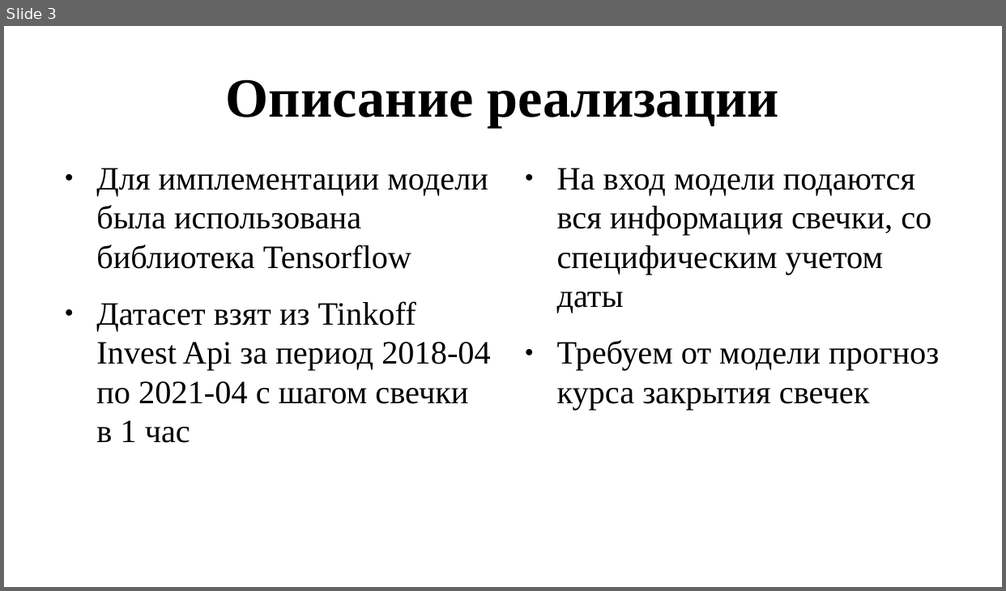
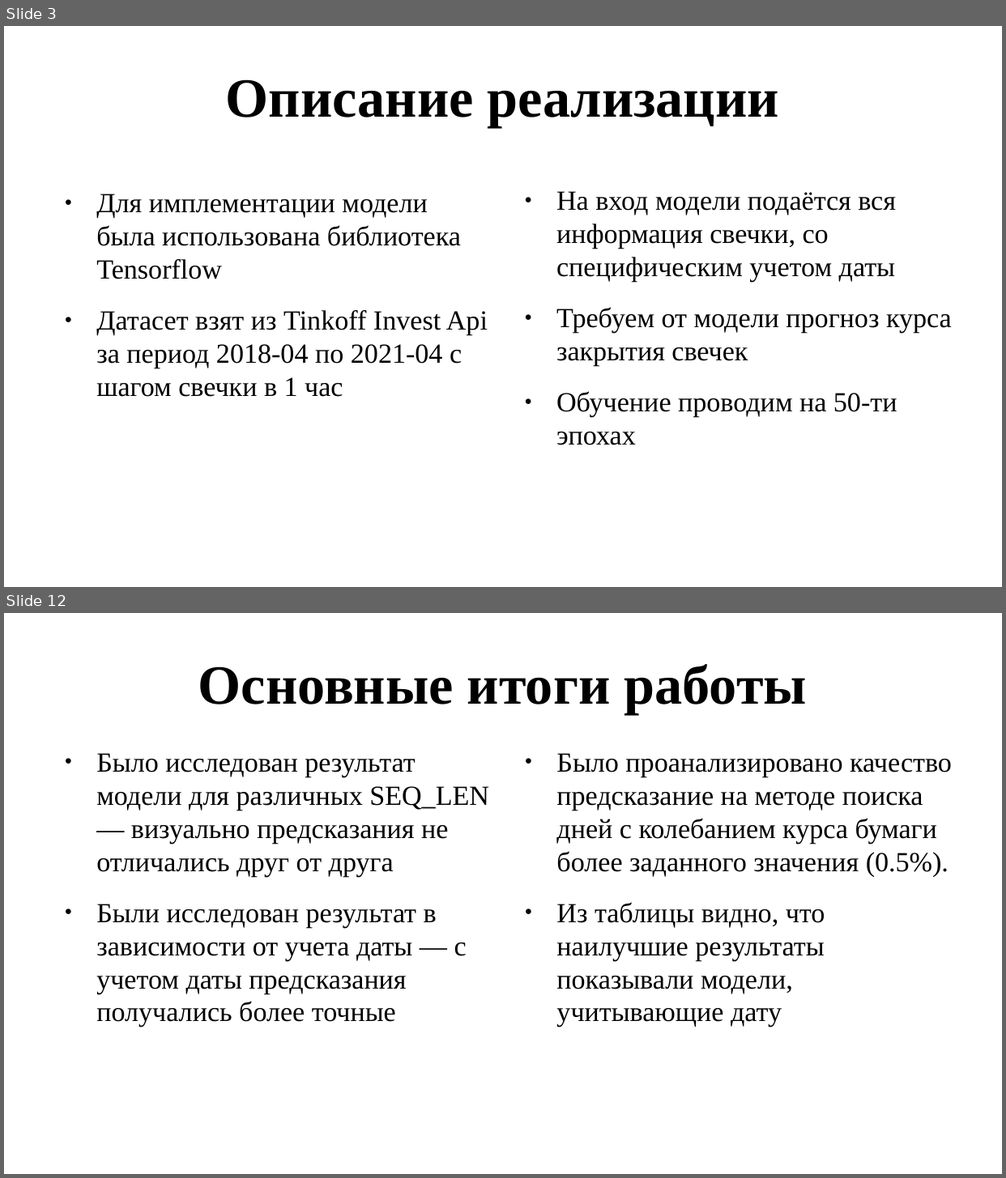
Before and after one commit to NOTfedos/neurorep, a slide deck: presa.pptx. Shown one above the other, each under a label of ours: slide 3 before the commit, slides 3 and 12 after it; the slides between them are not shown. The pictures are 1006x591 and 1006x1178 pixels, drawn with LibreOffice and Linux fonts; fonts in the diff are those of the drawing. Boxes give left, top, right and bottom in pixels: in the first picture for what was removed or moved away, otherwise in the second. Text is boxed around its words. In the diff, an @@ line names an element or a change of style, - is before the commit and + after.

```diff
--- a/presa.pptx
+++ b/presa.pptx
@@ slide 12 added at (4, 613, 1002, 1174), background #FFFFFF @@
@@ text added at (198, 664, 806, 715), 44 pt, text #000000, bold @@
+Основные итоги работы
@@ text added at (96, 753, 489, 1028), 22 pt, text #000000 @@
+● Было исследован результат модели для различных SEQ_LEN — визуально предсказания не отличались друг от друга
+● Были исследован результат в зависимости от учета даты — с учетом даты предсказания получались более точные
@@ text added at (556, 753, 952, 1028), 22 pt, text #000000 @@
+● Было проанализировано качество предсказание на методе поиска дней с колебанием курса бумаги более заданного значения (0.5%).
+● Из таблицы видно, что наилучшие результаты показывали модели, учитывающие дату
@@ slide 3 changed as well @@
@@ text "Для имплементации модели была использована ...": place and size @@
-text "Для имплементации модели была использована ..." at (96, 168, 491, 443)
+text "Для имплементации модели была использована ..." at (96, 194, 488, 397)
@@ text "Для имплементации модели была использована ..." at (96, 194, 488, 397): size 26 to 22 pt @@
@@ text "На вход модели подаётся вся ...": place and size @@
-text "На вход модели подаётся вся ..." at (557, 168, 939, 410)
+text "На вход модели подаётся вся ..." at (556, 191, 952, 446)
@@ text at (556, 191, 896, 282): text changed; size 26 to 22 pt @@
-● На вход модели подаются вся информация свечки, со специфическим учетом даты
+● На вход модели подаётся вся информация свечки, со специфическим учетом даты
@@ text at (556, 307, 952, 366): size 26 to 22 pt in "Требуем от модели прогноз курса закрытия свечек" @@
@@ text at (556, 391, 897, 446): paragraph added @@
+● Обучение проводим на 50-ти эпохах
```
Also in this commit, not shown: 8 other slides added, 1 slide removed, 35 other files.
